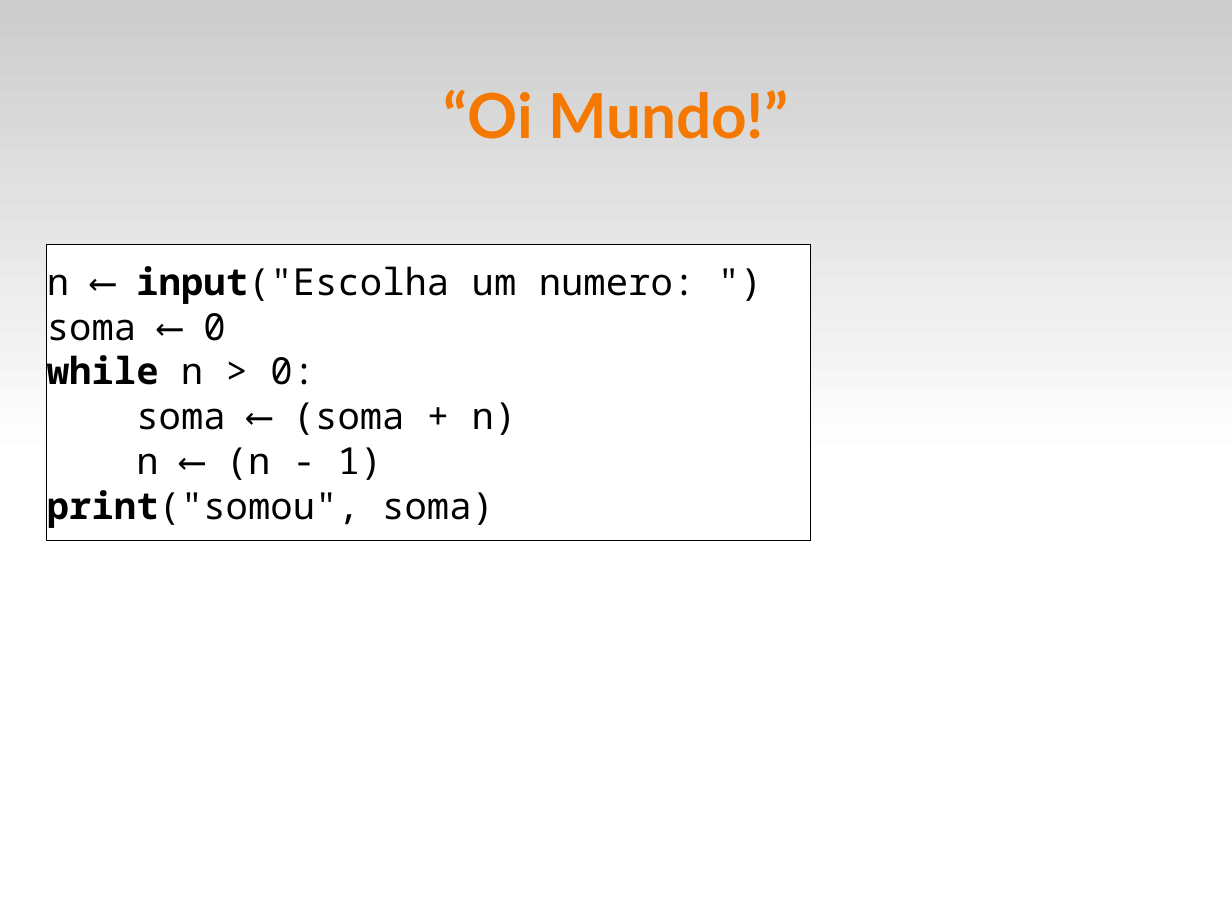
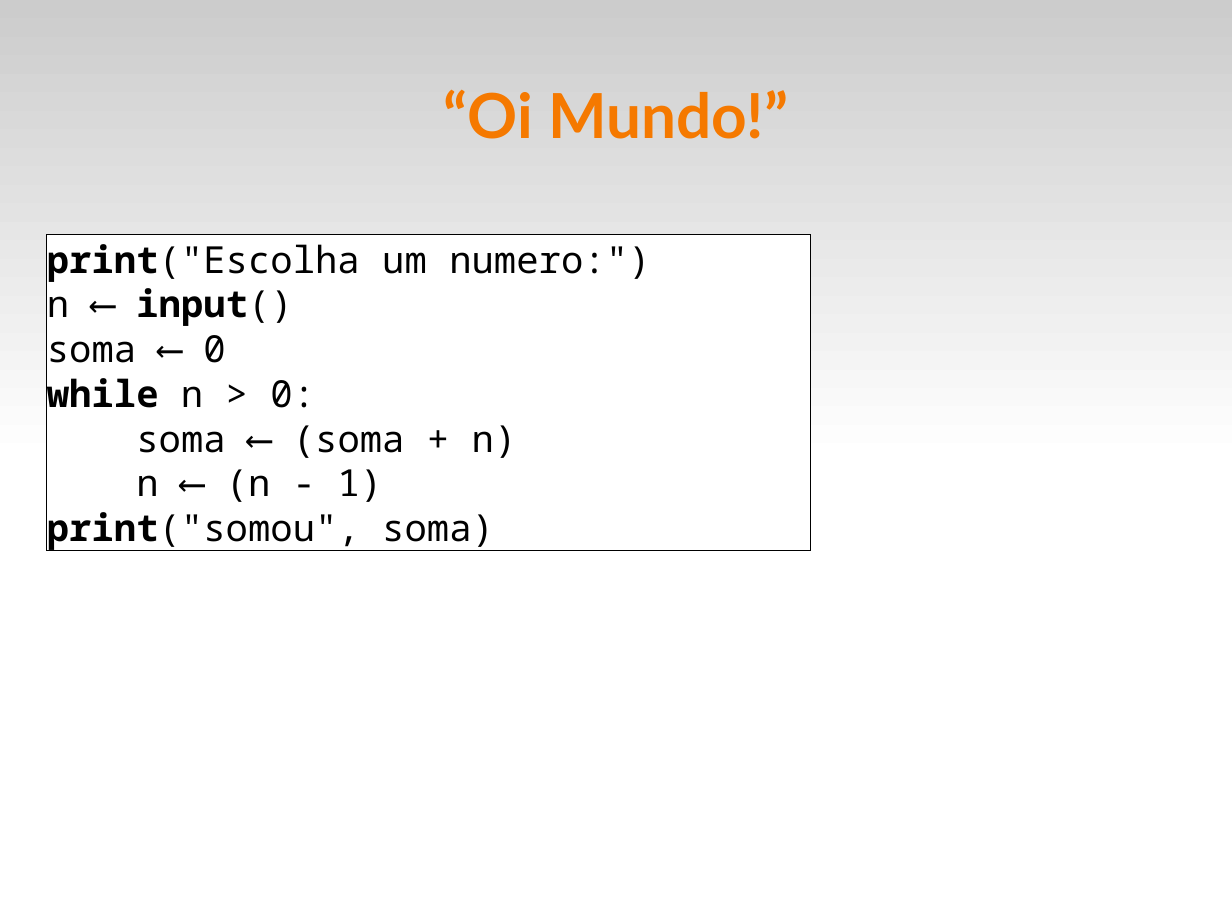
Before and after one commit to fsantanna-uerj/IPD, a slide deck: slide 4 of slides/ipd-01.odp. Drawn at 1232x924 pixels with LibreOffice and Linux fonts; fonts in the diff are those of the drawing. Boxes give left, top, right and bottom in pixels: in the first picture for what was removed or moved away, otherwise in the second. Text is boxed around its words. In the diff, an @@ line names an element or a change of style, - is before the commit and + after.

```diff
--- a/slides/ipd-01.odp
+++ b/slides/ipd-01.odp
@@ rectangle "print("Escolha um numero:")": place and size @@
-rectangle "print("Escolha um numero:")" at (47, 245, 812, 541)
+rectangle "print("Escolha um numero:")" at (47, 235, 812, 551)
@@ text in rectangle at (47, 244, 650, 326): text changed @@
-n ⟵ input("Escolha um numero: ")
+print("Escolha um numero:")
+n ⟵ input()
```
Also in this commit, not shown: 2 other slides changed, 3 other files.
